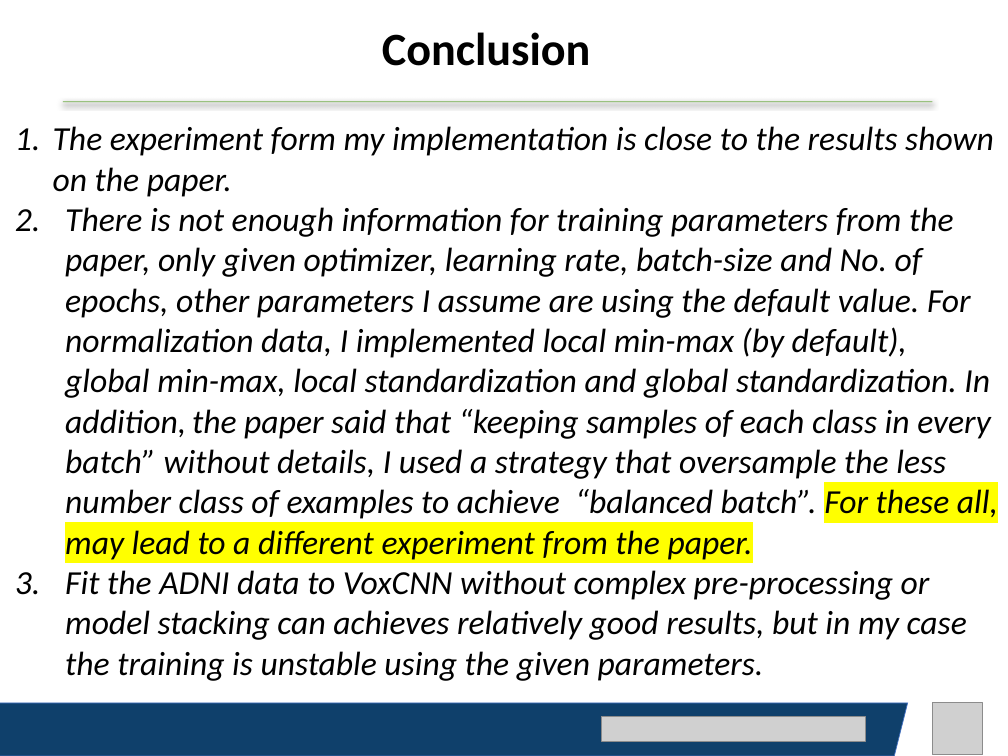
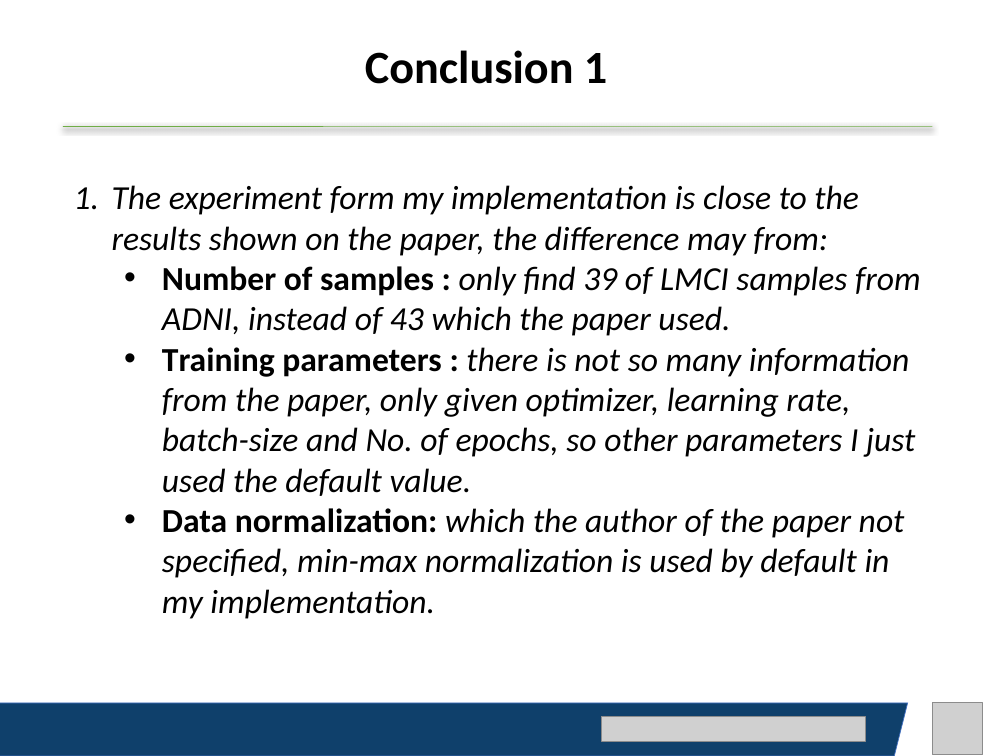
Before and after one commit to lilanpei/ADNI, a slide deck: slide 9 of ISPR_Final_Project_report_LanpeiLi.pptx (slide 7 before the commit). Drawn at 1008x756 pixels with LibreOffice and Linux fonts; fonts in the diff are those of the drawing; grey boxes stand for pictures. Boxes give left, top, right and bottom in pixels: in the first picture for what was removed or moved away, otherwise in the second. Text is boxed around its words. In the diff, an @@ line names an element or a change of style, - is before the commit and + after.

```diff
--- a/ISPR_Final_Project_report_LanpeiLi.pptx
+++ b/ISPR_Final_Project_report_LanpeiLi.pptx
@@ text at (365, 50, 607, 84): text changed @@
-Conclusion
+Conclusion 1
@@ line moved from (62, 102) - (932, 102) to (62, 127) - (932, 127) @@
@@ text at (112, 185, 921, 619): text changed @@
-1. The experiment form my implementation is close to the results shown on the paper.
-2. There is not enough information for training parameters from the paper, only given optimizer, learning rate, batch-size and No. of epochs, other parameters I assume are using the default value. For normalization data, I implemented local min-max (by default), global min-max, local standardization and global standardization. In addition, the paper said that “keeping samples of each class in every batch” without details, I used a strategy that oversample the less number class of examples to achieve “balanced batch”. For these all, may lead to a different experiment from the paper.
-3. Fit the ADNI data to VoxCNN without complex pre-processing or model stacking can achieves relatively good results, but in my case the training is unstable using the given parameters.
+1. The experiment form my implementation is close to the results shown on the paper, the difference may from:
+  • Number of samples : only find 39 of LMCI samples from ADNI, instead of 43 which the paper used.
+  • Training parameters : there is not so many information from the paper, only given optimizer, learning rate, batch-size and No. of epochs, so other parameters I just used the default value.
+  • Data normalization: which the author of the paper not specified, min-max normalization is used by default in my implementation.
```
Also in this commit, not shown: 5 other slides changed, 4 slides added.
